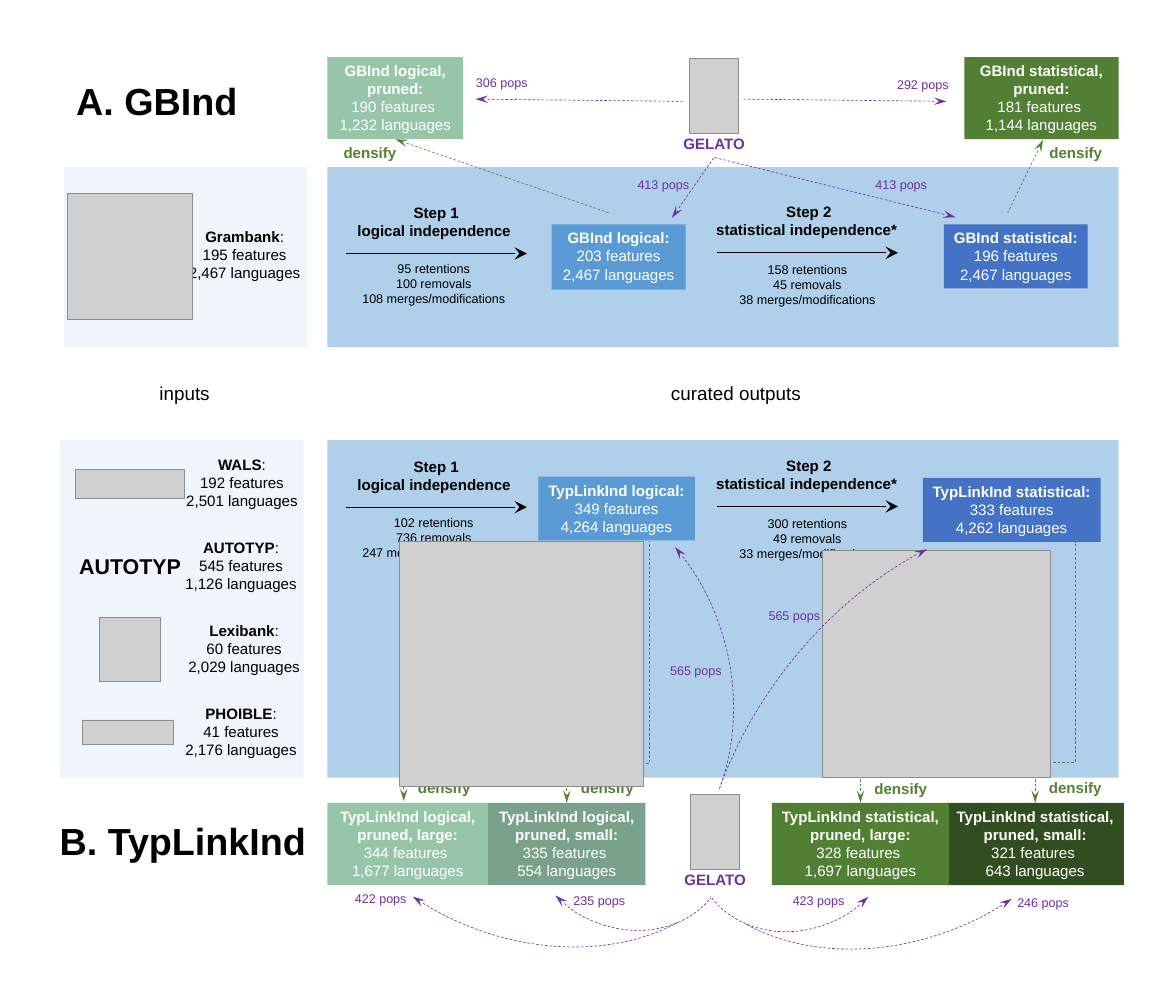
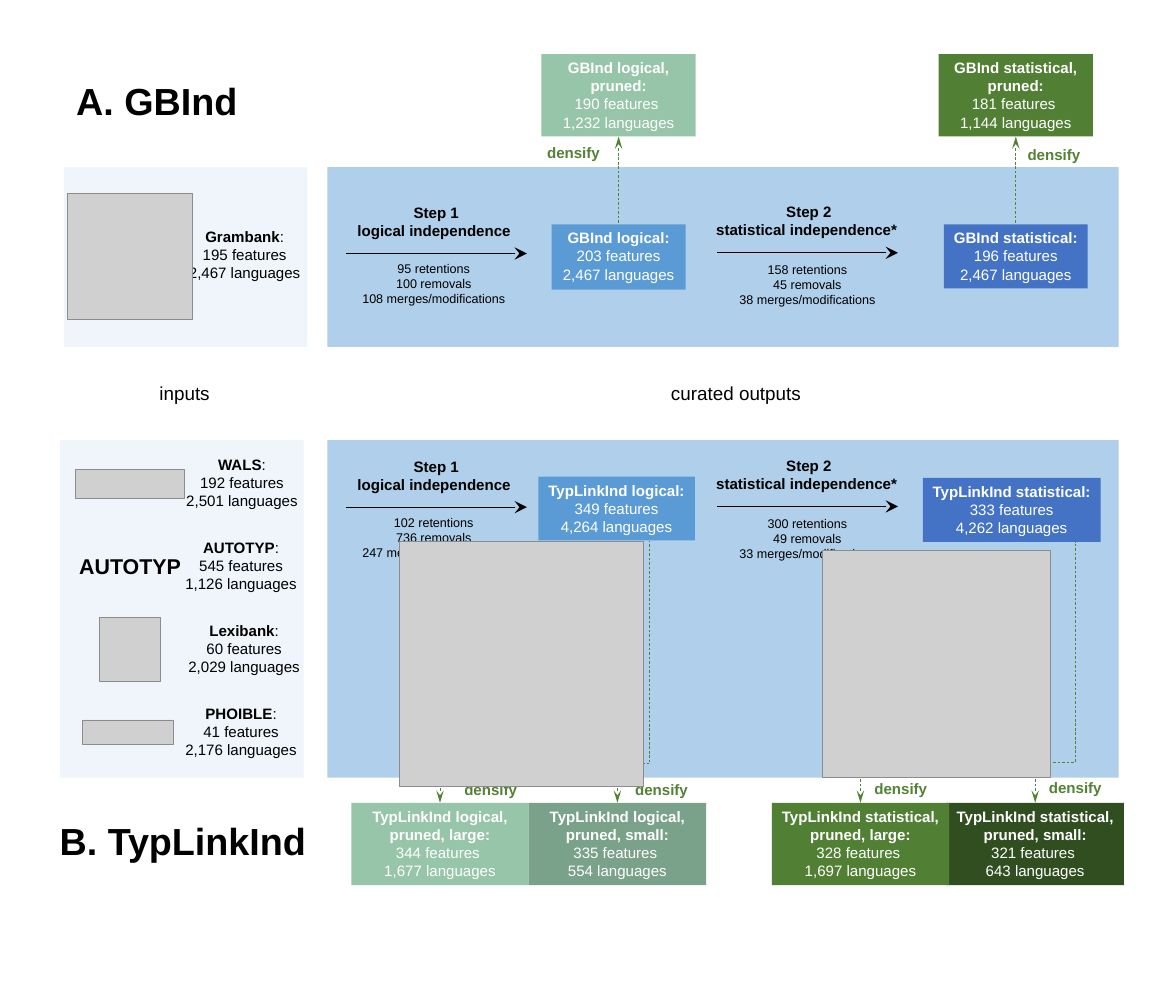
Before and after one commit to annagraff/crossling-curated, a slide deck: slide 1 of plots/Fig1 paper overview.pptx. Drawn at 1176x998 pixels with LibreOffice and Linux fonts; fonts in the diff are those of the drawing; grey boxes stand for pictures. Boxes give left, top, right and bottom in pixels: in the first picture for what was removed or moved away, otherwise in the second. Text is boxed around its words. In the diff, an @@ line names an element or a change of style, - is before the commit and + after.

Commit message:
remove gelato, add shortnames

```diff
--- a/plots/Fig1 paper overview.pptx
+++ b/plots/Fig1 paper overview.pptx
@@ rectangle "GBInd logical,": place and size @@
-rectangle "GBInd logical," at box(328, 57, 464, 139)
+rectangle "GBInd logical," at box(541, 54, 695, 137)
@@ rectangle "GBInd statistical,": place and size @@
-rectangle "GBInd statistical," at box(964, 57, 1118, 139)
+rectangle "GBInd statistical," at box(939, 54, 1093, 137)
@@ text "densify": place and size @@
-text "densify" at box(344, 147, 397, 161)
+text "densify" at box(547, 147, 600, 161)
@@ arrow moved from (396, 139) - (608, 213) to (618, 137) - (618, 225) @@
@@ arrow moved from (1043, 139) - (1008, 213) to (1016, 137) - (1016, 225) @@
@@ text "densify": place and size @@
-text "densify" at box(1049, 147, 1102, 161)
+text "densify" at box(1028, 149, 1081, 163)
@@ group removed at box(256, 59, 1169, 998): 10 texts, 4 arc (boxed as its full ellipse)s, 4 arrows, 2 pictures @@
-GELATO
-GELATO
-235 pops
-422 pops
-423 pops
-246 pops
-413 pops
-413 pops
-306 pops
-292 pops
@@ arc (boxed as its full ellipse) removed at box(254, 410, 794, 978) @@
@@ arc (boxed as its full ellipse) removed at box(589, 417, 1176, 998) @@
@@ text removed at box(769, 611, 820, 623) @@
-565 pops
@@ text removed at box(670, 666, 721, 678) @@
-565 pops
@@ arrow moved from (404, 801) - (404, 763) to (440, 803) - (440, 763) @@
@@ text "densify": place and size @@
-text "densify" at box(418, 786, 471, 797)
+text "densify" at box(464, 786, 517, 798)
@@ arrow moved from (567, 803) - (567, 763) to (617, 803) - (617, 763) @@
@@ text "densify" rewrapped from box(581, 786, 634, 797) to box(635, 782, 688, 798) @@
@@ rectangle "TypLinkInd logical,": place and size @@
-rectangle "TypLinkInd logical," at box(328, 803, 488, 885)
+rectangle "TypLinkInd logical," at box(351, 803, 529, 885)
@@ rectangle "TypLinkInd logical,": place and size @@
-rectangle "TypLinkInd logical," at box(488, 803, 645, 885)
+rectangle "TypLinkInd logical," at box(529, 803, 706, 885)
```
Also in this commit, not shown: 37 other files.
